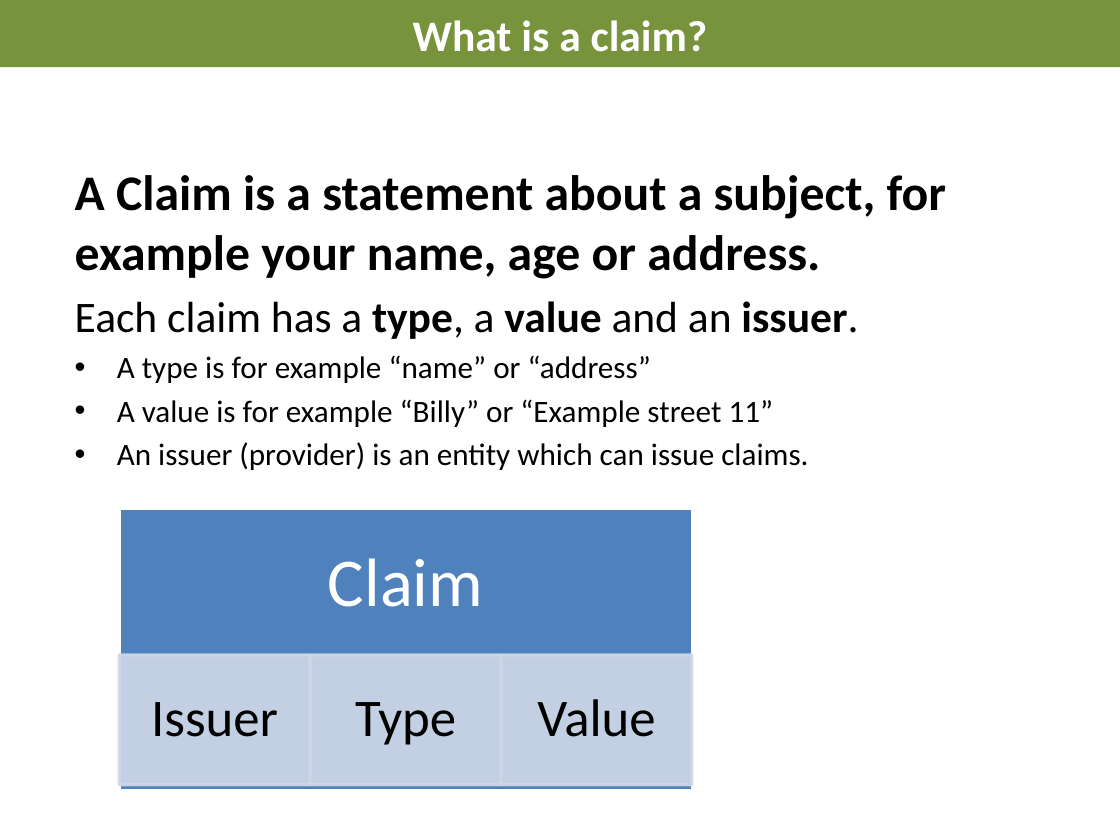
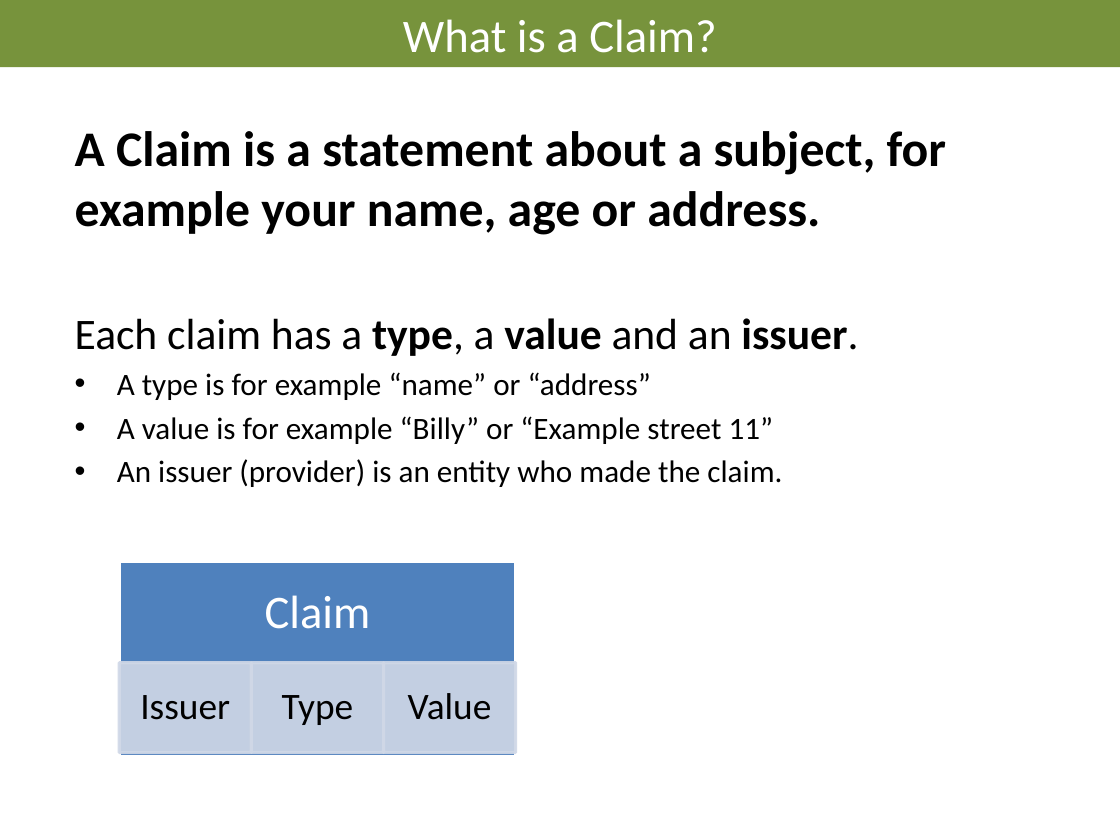
Before and after one commit to AndreasElffors/IdentityTemplate, a slide deck: slide 5 of Documents/Identity-Theory.pptx (slide 3 before the commit). Drawn at 1120x840 pixels with LibreOffice and Linux fonts; fonts in the diff are those of the drawing; background and template pictures are left out. Boxes give left, top, right and bottom in pixels: in the first picture for what was removed or moved away, otherwise in the second. Text is boxed around its words. In the diff, an @@ line names an element or a change of style, - is before the commit and + after.

```diff
--- a/Documents/Identity-Theory.pptx
+++ b/Documents/Identity-Theory.pptx
@@ title at bbox=[403, 19, 716, 53]: text changed; size 28 to 30 pt; bold off @@
-What is a claim?
+What is a Claim?
@@ text "A Claim is a statement ...": place and size @@
-text "A Claim is a statement ..." at bbox=[75, 175, 946, 470]
+text "A Claim is a statement ..." at bbox=[75, 131, 946, 487]
@@ text at bbox=[117, 459, 782, 487]: text changed @@
-• An issuer (provider) is an entity which can issue claims.
+• An issuer (provider) is an entity who made the claim.
@@ text "Claim": place and size @@
-text "Claim" at bbox=[328, 558, 483, 607]
+text "Claim" at bbox=[265, 595, 371, 629]
@@ text "Claim" at bbox=[265, 595, 371, 629]: size 44 to 30 pt; less space between paragraphs @@
@@ rectangle: place and size @@
-rectangle at bbox=[119, 508, 692, 791]
+rectangle at bbox=[119, 561, 515, 756]
@@ rectangle removed at bbox=[501, 655, 691, 785] @@
@@ text "Issuer": place and size @@
-text "Issuer" at bbox=[151, 702, 278, 737]
+text "Issuer" at bbox=[140, 695, 230, 720]
@@ rectangle: place and size @@
-rectangle at bbox=[120, 655, 310, 785]
+rectangle at bbox=[119, 663, 251, 753]
@@ text "Type": place and size @@
-text "Type" at bbox=[355, 702, 456, 745]
+text "Type" at bbox=[282, 695, 354, 725]
@@ rectangle added at bbox=[251, 663, 383, 753], fill #D0D8E8 at 90% opacity, outline #D0D8E8 2 pt @@
@@ size 34 to 24 pt; less space between paragraphs in 3 elements at bbox=[140, 695, 230, 720], bbox=[282, 695, 354, 725], bbox=[408, 693, 492, 720] @@
@@ text "Value": place and size @@
-text "Value" at bbox=[537, 699, 655, 737]
+text "Value" at bbox=[408, 693, 492, 720]
@@ rectangle: place and size @@
-rectangle at bbox=[310, 655, 501, 785]
+rectangle at bbox=[383, 663, 515, 753]
```
Also in this commit, not shown: 12 other slides changed, 11 slides added, 1 slide removed, 1 other file.
